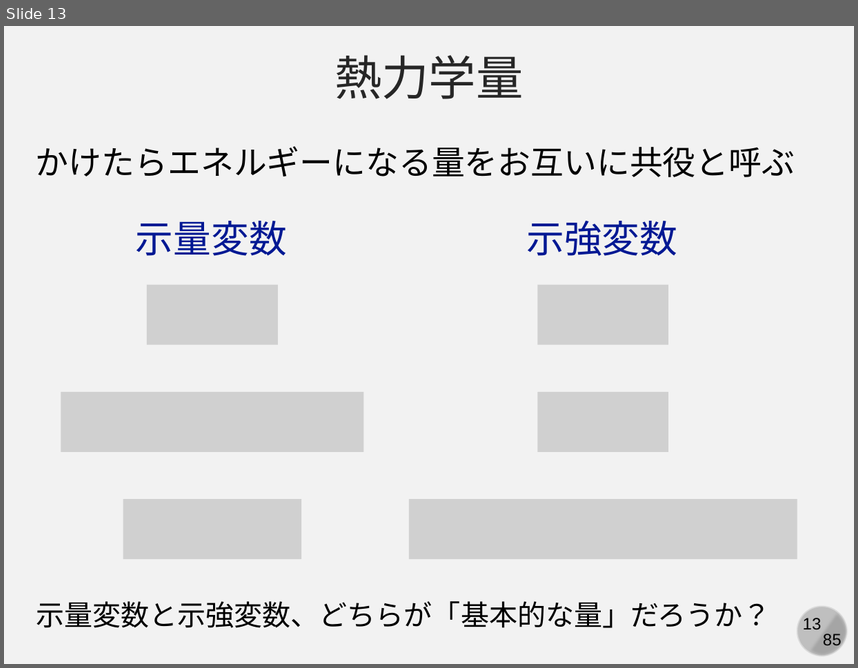
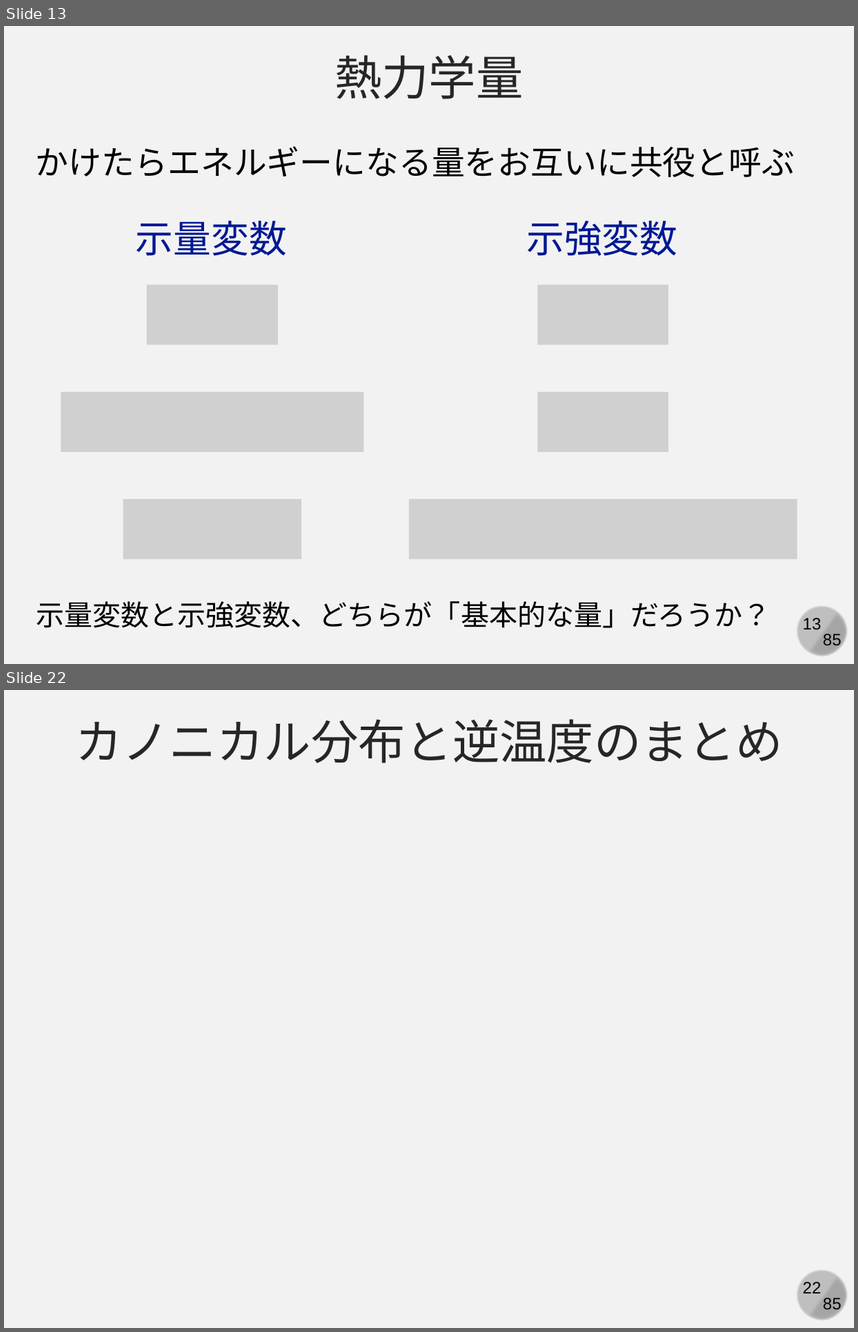
Before and after one commit to kaityo256/simulation_engineering, a slide deck: 06_md_observable/simulation06.pptx. Shown one above the other, each under a label of ours: slide 13 before the commit, slides 13 and 22 after it; the slides between them are not shown. The pictures are 858x668 and 858x1332 pixels, drawn with LibreOffice and Linux fonts; fonts in the diff are those of the drawing; grey boxes stand for pictures. Boxes give left, top, right and bottom in pixels: in the first picture for what was removed or moved away, otherwise in the second. Text is boxed around its words. In the diff, an @@ line names an element or a change of style, - is before the commit and + after.

```diff
--- a/06_md_observable/simulation06.pptx
+++ b/06_md_observable/simulation06.pptx
@@ slide 22 added at [4, 690, 854, 1328], background #F2F2F2; not listed: 4 template elements that a slide beside it also shows @@
@@ text added at [75, 719, 783, 763], 40 pt, text #262626 @@
+カノニカル分布と逆温度のまとめ
```
Also in this commit, not shown: 2 slides changed, 7 other slides added.
